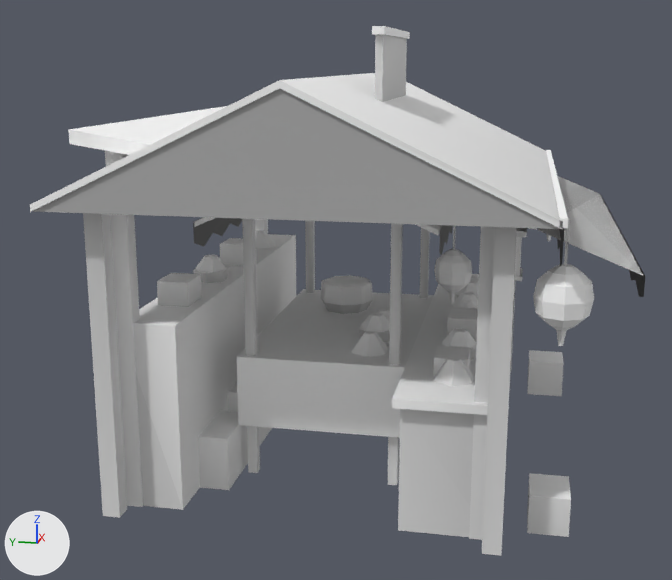
What one commit did to the glTF model public/assets/open-plots/kit/stalls.glb.
Camera for both pictures: a 50 mm lens placed at (-8.23, -1.54, 3.42), pointed at (-0.18, 0.07, 1.4). The axes (+X, +Y, +Z) are drawn at lower left. The lights are the same throughout. The older version comes first. Vertices at exactly the same position are counted once.

Names of what the first picture shows: '0.Glow.paper', '0.Kit.cloth', '0.Kit.crate', '0.Kit.fruit', '0.Kit.greens', '0.Kit.stall', '0.Kit.wood', '1.Kit.cloth', '1.Kit.crate', '1.Kit.greens', '1.Kit.stallRoof', '1.Kit.wood', '2.Kit.stall', '2.Kit.wood' and 12 more.
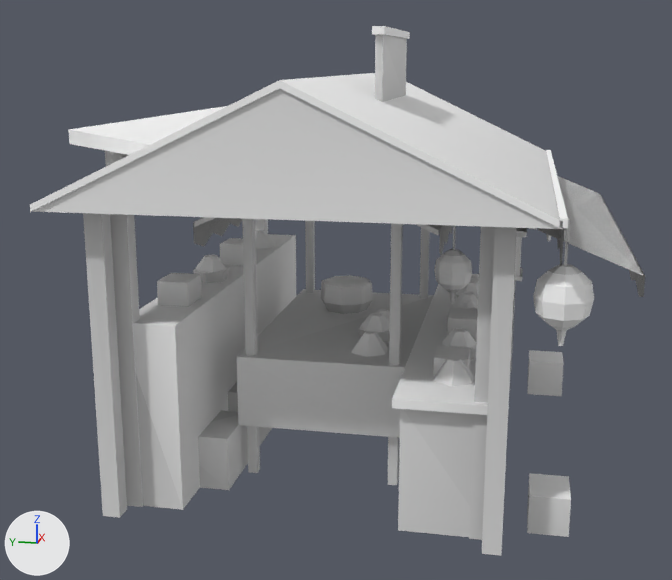
Location of each change, [x1, y1, x2, y2] in pixels of the pictures (672 x 580 px):
part 1 of me_0_kit_stall, recoloured (grey to light grey): [33, 89, 564, 266] in both
part 2 of me_1_kit_wood, recoloured: [473, 226, 495, 540] in both
part 3 of me_1_kit_wood, recoloured: [105, 151, 268, 507] in both
part 4 of me_1_kit_greens, recoloured (white to light grey): [198, 410, 238, 439] in both
part 5 of me_1_kit_cloth, edited (looks the same): [538, 176, 645, 297] in both
part 6 of me_2_kit_wood, recoloured (white to light grey): [237, 219, 417, 438] in both
part 7 of me_2_kit_stall, recoloured: [193, 218, 452, 255] in both
part 8 of me_2_kit_stall, recoloured: [193, 217, 456, 303] in both

The edits, one by one:
me_0_kit_stall has 59 vertices, 86 faces and spans x -2.35..2.35, y -1.89..1.8, z 0.12..3.25.
me_0_kit_stall is used by ob_0_kit_stall; location (0.0, 0.0, 0.0).
me_0_kit_stall part 1: 58 faces centred in x -2.33..2.33, y -1.81..0.0, z 0.37..2.68 are repainted in the vertex colours; the middle colour goes from grey #adadad to light grey #d6d6d6.
me_1_kit_wood has 76 vertices, 108 faces and spans x -2.1..2.1, y -1.65..1.6, z 0.0..2.95.
me_1_kit_wood is used by ob_1_kit_wood; location (0.0, 0.0, 0.0).
me_1_kit_wood part 2: 26 faces centred in x -1.92..1.92, y -1.42..-0.93, z 0.8..1.6 are repainted in the vertex colours; the middle colour goes from light grey #d3d3d3 to light grey #c8c8c8.
me_1_kit_wood part 3: 33 faces centred in x -1.92..1.92, y -0.57..1.42, z 0.8..2.7 are repainted in the vertex colours; the middle colour goes from white #eeeeee to light grey #d4d4d4.
me_1_kit_greens has 20 vertices, 20 faces and spans x -1.5..0.75, y -1.22..1.25, z 0.45..1.23.
me_1_kit_greens is used by ob_1_kit_greens; location (0.0, 0.0, 0.0).
me_1_kit_greens part 4: 5 faces centred in x -1.3..0.72, y -1.06..1.07, z 0.45..1.15 are repainted in the vertex colours; the middle colour goes from white #fefefe to light grey #cccccc.
me_1_kit_cloth has 30 vertices, 52 faces and spans x -2.0..2.0, y -2.36..-1.66, z 1.85..2.33.
me_1_kit_cloth is used by ob_1_kit_cloth; location (0.0, 0.0, 0.0).
me_1_kit_cloth part 5: 52 faces centred in x -1.92..1.92, y -2.36..-1.89, z 1.94..2.24 are repainted in the vertex colours; the middle colour goes from grey #adadad to white #f4f4f4.
me_2_kit_wood has 108 vertices, 132 faces and spans x -1.2..1.9, y -0.82..0.82, z 0.0..2.3.
me_2_kit_wood is used by ob_2_kit_wood; location (0.0, 0.0, 0.0).
me_2_kit_wood part 6: 21 faces centred in x -1.2..1.67, y -0.7..0.7, z 0.65..1.53 are repainted in the vertex colours; the middle colour goes from white #f4f4f4 to light grey #dbdbdb.
me_2_kit_stall has 56 vertices, 92 faces and spans x -1.4..1.4, y -1.0..0.96, z 0.5..2.2.
me_2_kit_stall is used by ob_2_kit_stall; location (0.0, 0.0, 0.0).
me_2_kit_stall part 7: 48 faces centred in x -1.32..1.32, y -0.96..0.96, z 2.06..2.14 are repainted in the vertex colours; the middle colour goes from grey #adadad to white #ededed.
me_2_kit_stall part 8: 42 faces centred in x -1.24..1.24, y -0.98..0.96, z 0.66..2.14 are repainted in the vertex colours; the middle colour goes from grey #adadad to light grey #d8d8d8.
